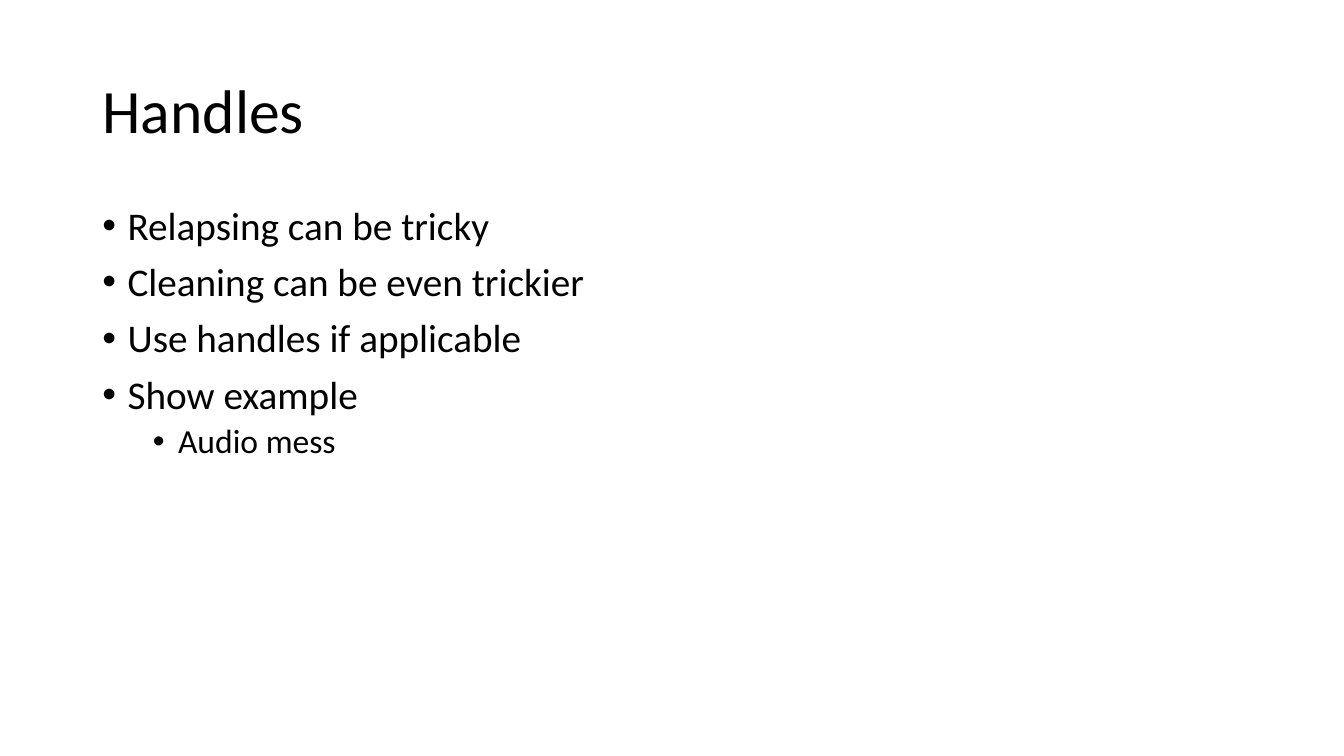
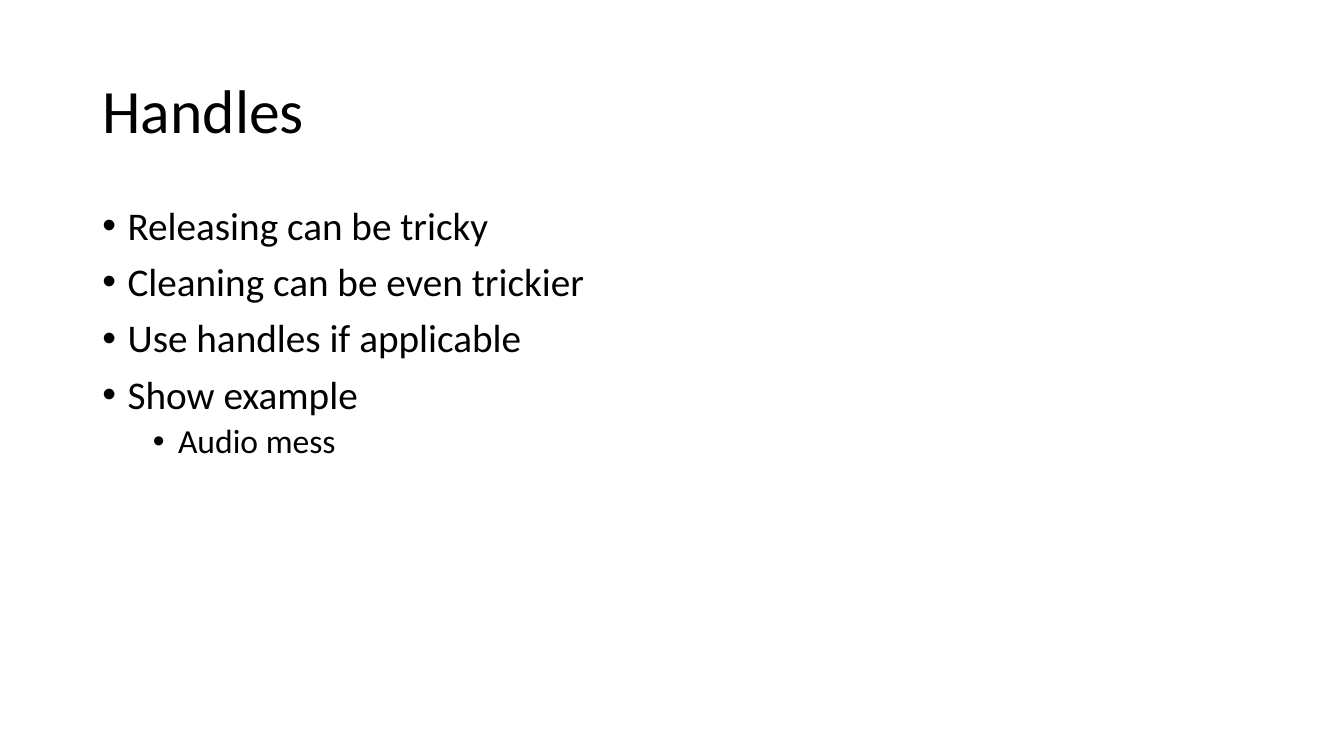
Before and after one commit to enci/Osmium, a slide deck: slide 7 of Examples/Presentations/Resource Management.pptx. Drawn at 1344x756 pixels with LibreOffice and Linux fonts; fonts in the diff are those of the drawing. Boxes give left, top, right and bottom in pixels: in the first picture for what was removed or moved away, otherwise in the second. Text is boxed around its words. In the diff, an @@ line names an element or a change of style, - is before the commit and + after.

Commit message:
Inspector WIP

```diff
--- a/Examples/Presentations/Resource Management.pptx
+++ b/Examples/Presentations/Resource Management.pptx
@@ text at [128,212,488,247]: text changed @@
-• Relapsing can be tricky
+• Releasing can be tricky
```
